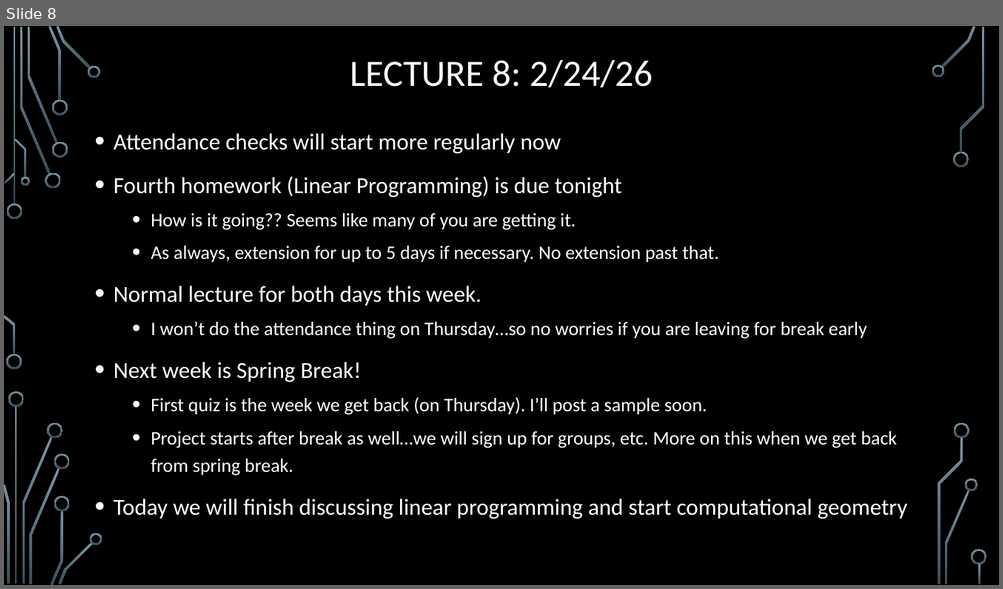
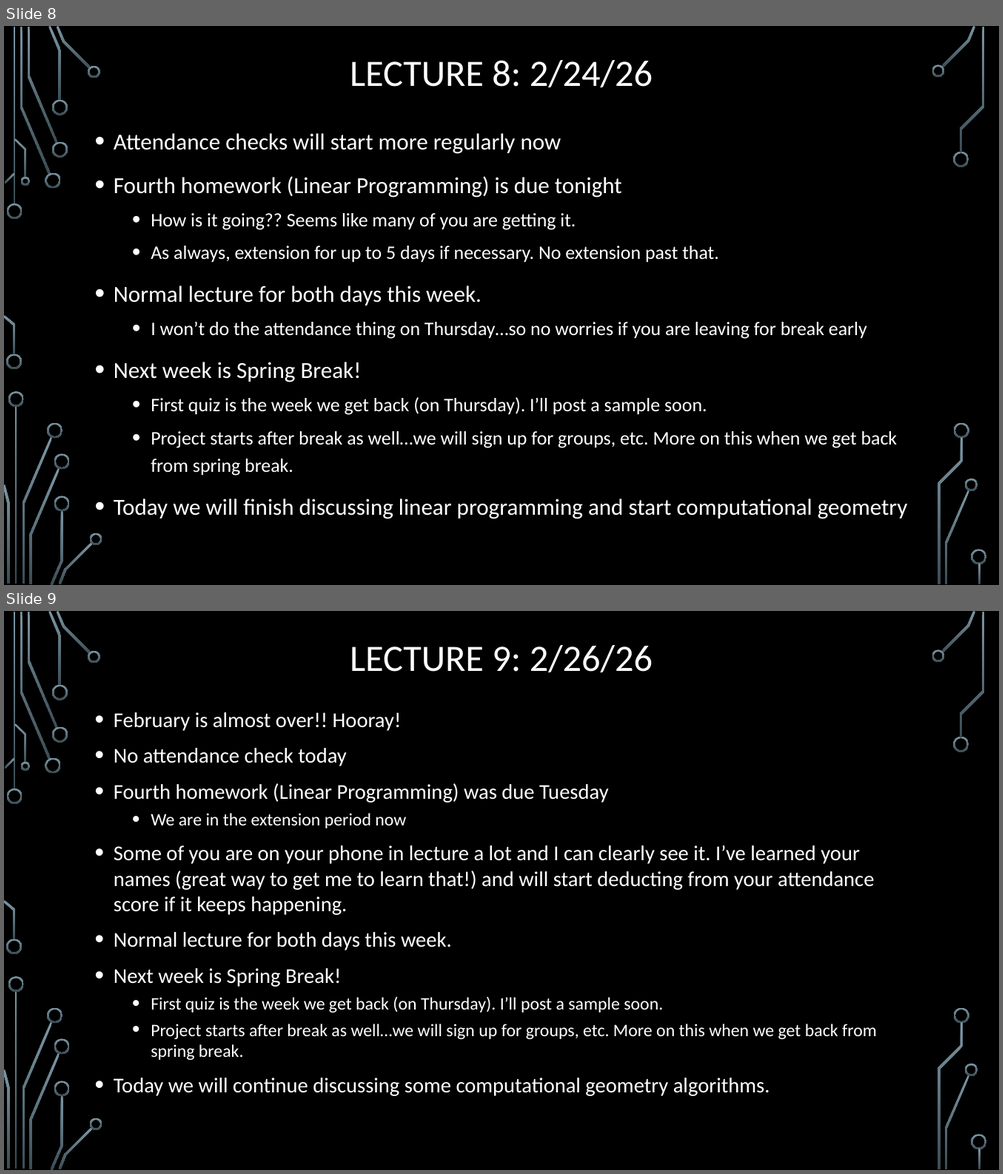
Before and after one commit to markfloryan/advAlgo, a slide deck: slides/00-DailyAnnouncements.pptx. Shown one above the other, each under a label of ours: slide 8 before the commit, slides 8 and 9 after it. The pictures are 1003x589 and 1003x1174 pixels, drawn with LibreOffice and Linux fonts; fonts in the diff are those of the drawing; background and template pictures are left out. Boxes give left, top, right and bottom in pixels: in the first picture for what was removed or moved away, otherwise in the second. Text is boxed around its words. In the diff, an @@ line names an element or a change of style, - is before the commit and + after.

```diff
--- a/slides/00-DailyAnnouncements.pptx
+++ b/slides/00-DailyAnnouncements.pptx
@@ slide 9 added at [4, 611, 999, 1170], background picture (left out); not listed: 36 template elements that a slide beside it also shows @@
@@ title added at [350, 645, 652, 672], 36 pt, text #FFFFFF @@
+LECTURE 9: 2/26/26
@@ text added at [114, 712, 876, 1096], 20.4 pt, text #FFFFFF @@
+• February is almost over!! Hooray!
+• No attendance check today
+• Fourth homework (Linear Programming) was due Tuesday
+  • We are in the extension period now
+• Some of you are on your phone in lecture a lot and I can clearly see it. I’ve learned your names (great way to get me to learn that!) and will start deducting from your attendance score if it keeps happening.
+• Normal lecture for both days this week.
+• Next week is Spring Break!
+  • First quiz is the week we get back (on Thursday). I’ll post a sample soon.
+  • Project starts after break as well…we will sign up for groups, etc. More on this when we get back from spring break.
+• Today we will continue discussing some computational geometry algorithms.
```
Also in this commit, not shown: 2 other files.
